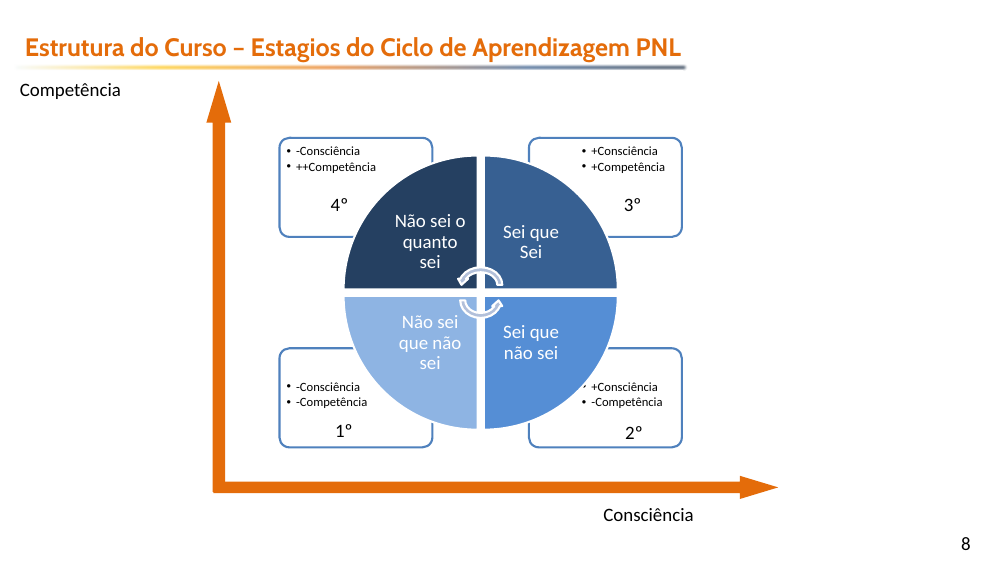
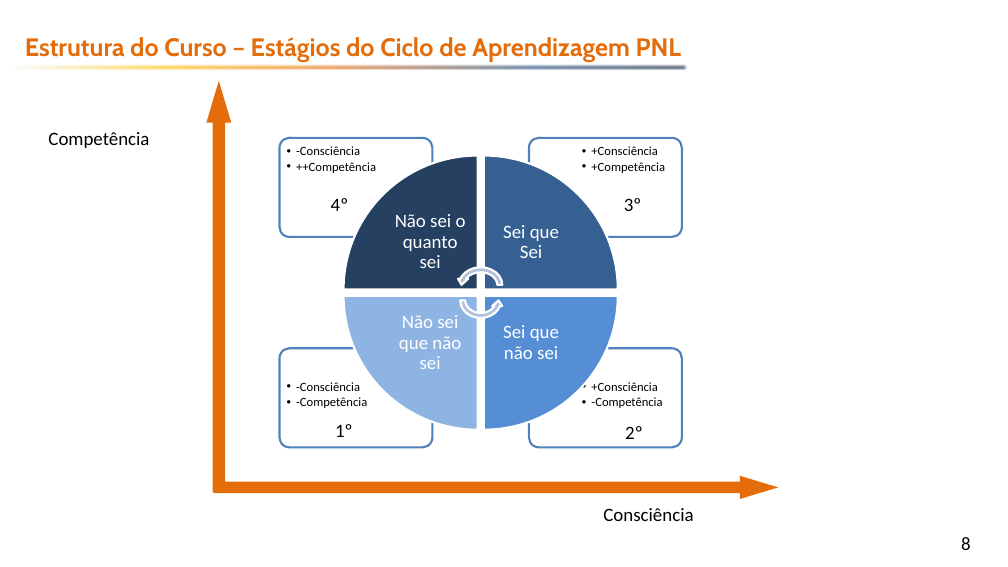
Before and after one commit to emerson-fenrir/Excel_Basico, a slide deck: slide 8 of Aula3.pptx. Drawn at 1008x567 pixels with LibreOffice and Linux fonts; fonts in the diff are those of the drawing; background and template pictures are left out. Boxes give left, top, right and bottom in pixels: in the first picture for what was removed or moved away, otherwise in the second. Text is boxed around its words. In the diff, an @@ line names an element or a change of style, - is before the commit and + after.

```diff
--- a/Aula3.pptx
+++ b/Aula3.pptx
@@ text at (25,37,681,62): text changed @@
-Estrutura do Curso – Estagios do Ciclo de Aprendizagem PNL
+Estrutura do Curso – Estágios do Ciclo de Aprendizagem PNL
@@ text "Competência": place and size @@
-text "Competência" at (20,83,121,99)
+text "Competência" at (48,132,149,148)
```
Also in this commit, not shown: 8 other slides changed, 1 slide added, 3 other files.
